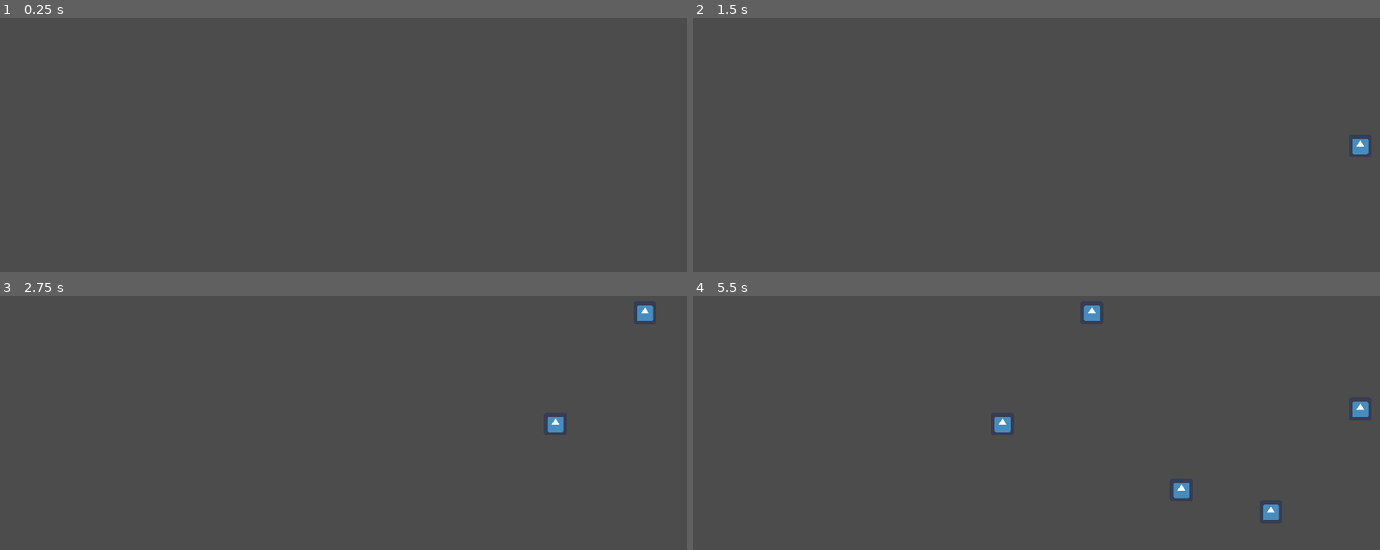
Above: before the commit, frames 1-4 (two rows, left to right).
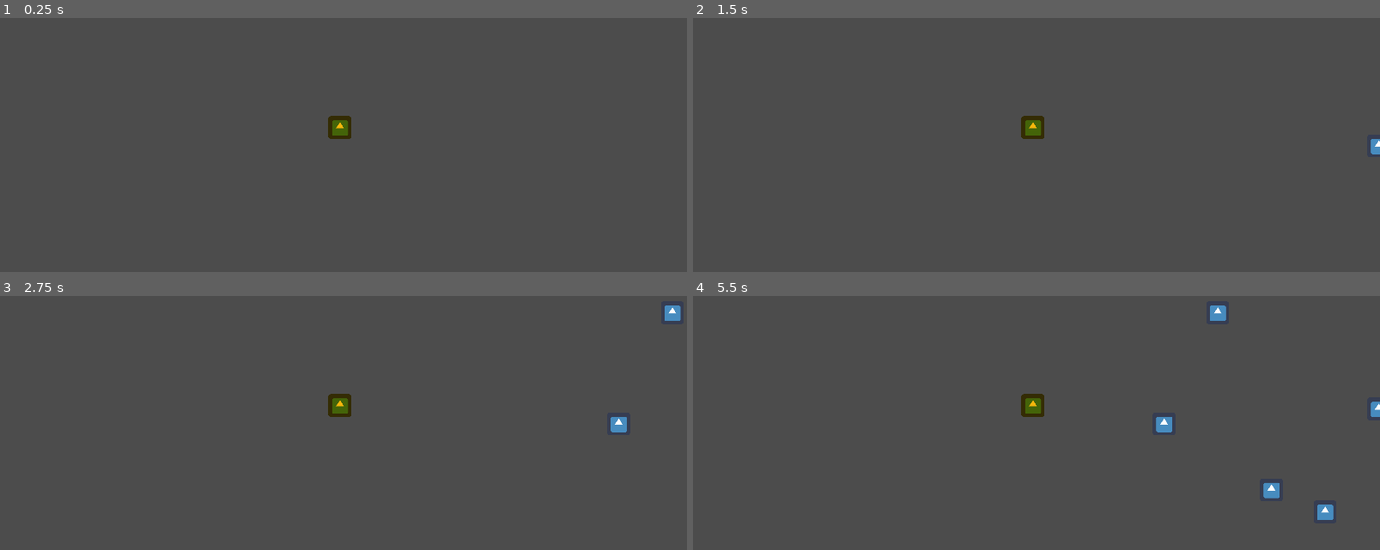
Above: after the commit, the same moments.

Repository: moisesjbc/info-harvest
Game: Godot game, scene res://gameplay/main/main.tscn
Two runs of this game, one before a commit and one after it. Both use one fixed random seed, a clock stepped at 60 frames per second and the inputs below. The engine's default icon, where the game draws it, is replaced by a stand-in: a white triangle on a blue panel in a dark square.
Inputs:
- Up to frame 1 (0.25 s): no input
- Up to frame 2 (1.5 s): tap Enter at 0.5 s; tap Space at 1.25 s
- Up to frame 3 (2.75 s): no input
- Up to frame 4 (5.5 s): no input

The runs differ from the first frame. In frame 1, 0.3% of the frame differs, in the area x 47-52%, y 38-48%; in frame 2, 0.5%; in frame 3, 0.9%; in frame 4, 1.7%, in the area x 43-100%, y 3-89%.

Commit message:
Add data filtering

Diff:
--- a/godot-project/gameplay/data/data.gd
+++ b/godot-project/gameplay/data/data.gd
@@ -1,7 +1,18 @@
 extends KinematicBody2D
 
-var speed = 250
+var speed = 150
 var velocity: Vector2 = Vector2(-1.0, 0.0)
+var data_type = DataType.VALID_INFO
+var remaining_analysis = 100.0
+
+enum DataType {
+	VALID_INFO,
+	FAKE_NEWS
+}
+
+func _ready():
+	if randf() < 0.50:
+		data_type = DataType.FAKE_NEWS
 
 
 func _process(delta):
@@ -10,3 +21,21 @@
 
 func _on_visibility_notifier_screen_exited():
 	queue_free()
+
+
+func analyze(analysis_delta):
+	remaining_analysis -= analysis_delta
+	if remaining_analysis <= 0.0:
+		remaining_analysis = 0.0
+		reveal_data_type()
+
+
+func is_analyzed():
+	return remaining_analysis <= 0.0
+
+
+func reveal_data_type():
+	if data_type == DataType.VALID_INFO:
+		$sprite.modulate = Color.green
+	else:
+		$sprite.modulate = Color.red
--- a/godot-project/gameplay/data/data.tscn
+++ b/godot-project/gameplay/data/data.tscn
@@ -6,7 +6,7 @@
 [sub_resource type="RectangleShape2D" id=1]
 extents = Vector2( 32, 32 )
 
-[node name="data" type="KinematicBody2D"]
+[node name="data" type="KinematicBody2D" groups=["data"]]
 script = ExtResource( 2 )
 
 [node name="sprite" type="Sprite" parent="."]
--- /dev/null
+++ b/godot-project/gameplay/data_filter/data_filter.gd
@@ -0,0 +1,33 @@
+extends Sprite
+
+var data_in_area = []
+var analysis_delta = 50.0
+var target_data = null
+
+func _on_influence_area_body_entered(body):
+	if body.is_in_group("data"):
+		data_in_area.push_back(body)
+
+
+func _on_influence_area_body_exited(body):
+	if body.is_in_group("data"):
+		var data_index = data_in_area.find(body)
+		if data_index != -1:
+			data_in_area.remove(data_index)
+
+func _process(delta):
+	if len(data_in_area):
+		target_data = data_in_area[0]
+		if not target_data.is_analyzed():
+			target_data.analyze(analysis_delta * delta)
+		else:
+			target_data = null
+			data_in_area.pop_front()
+	else:
+		target_data = null
+
+	update()
+
+func _draw():
+	if target_data:
+		draw_line(get_parent().position, to_local(target_data.global_position), Color.red, 3.0)
--- /dev/null
+++ b/godot-project/gameplay/data_filter/data_filter.tscn
@@ -0,0 +1,20 @@
+[gd_scene load_steps=4 format=2]
+
+[ext_resource path="res://icon.png" type="Texture" id=1]
+[ext_resource path="res://gameplay/data_filter/data_filter.gd" type="Script" id=2]
+
+[sub_resource type="CircleShape2D" id=1]
+radius = 211.059
+
+[node name="data_filter" type="Sprite"]
+modulate = Color( 0.964706, 0.713726, 0.0470588, 1 )
+texture = ExtResource( 1 )
+script = ExtResource( 2 )
+
+[node name="influence_area" type="Area2D" parent="."]
+
+[node name="collider" type="CollisionShape2D" parent="influence_area"]
+shape = SubResource( 1 )
+
+[connection signal="body_entered" from="influence_area" to="." method="_on_influence_area_body_entered"]
+[connection signal="body_exited" from="influence_area" to="." method="_on_influence_area_body_exited"]
--- a/godot-project/gameplay/main/main.tscn
+++ b/godot-project/gameplay/main/main.tscn
@@ -1,7 +1,11 @@
-[gd_scene load_steps=2 format=2]
+[gd_scene load_steps=3 format=2]
 
+[ext_resource path="res://gameplay/data_filter/data_filter.tscn" type="PackedScene" id=1]
 [ext_resource path="res://gameplay/data_spawn/data_spawn.tscn" type="PackedScene" id=2]
 
 [node name="main" type="Node2D"]
 
 [node name="data_spawn" parent="." instance=ExtResource( 2 )]
+
+[node name="data_filter" parent="." instance=ExtResource( 1 )]
+position = Vector2( 950, 496 )
